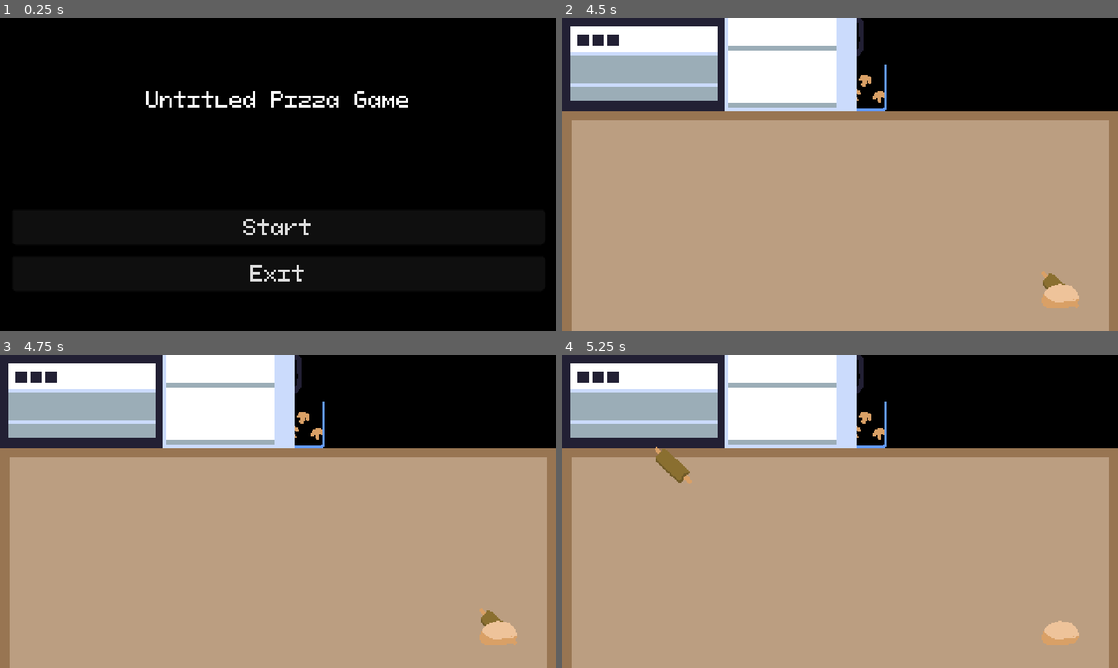
Above: before the commit, frames 1-4 (two rows, left to right).
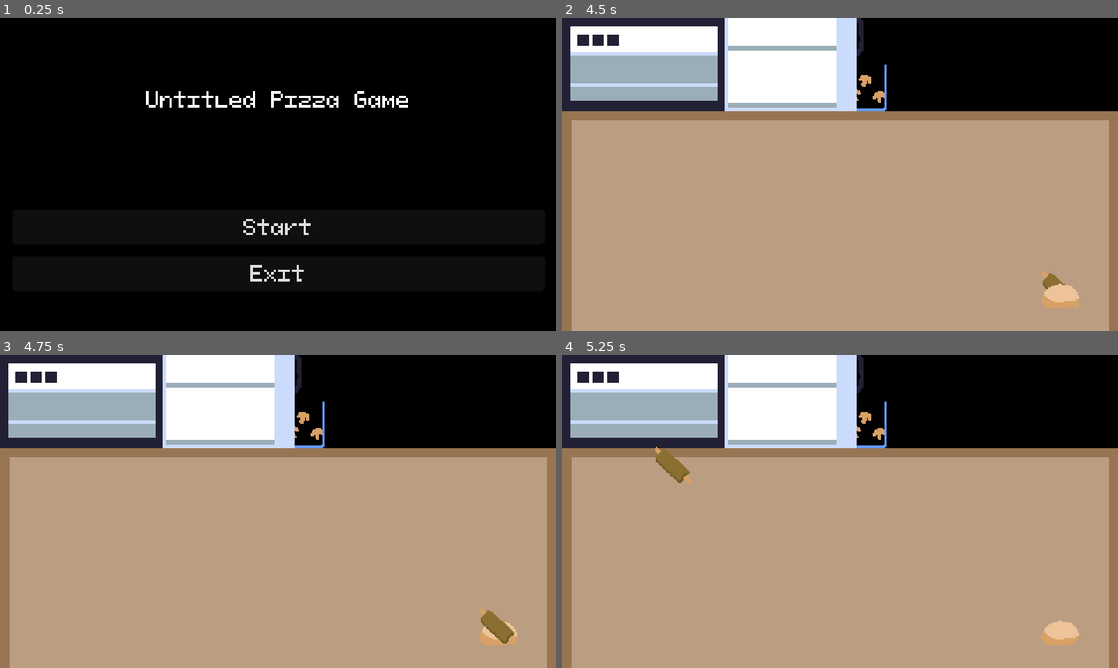
Above: after the commit, the same moments.

Repository: martindzejky/pizza-game
Game: Godot game, scene res://scenes/start.tscn
Same seed, same stepped clock (60 frames per second), same inputs: the game is played once before the commit and once after it.
Inputs (mouse positions are in pixels of both pictures, inside the frame that each line leads up to):
- Up to frame 1 (0.25 s): no input
- Up to frame 2 (4.5 s): click "Start" at 0.5 s; tap Enter at 1.25, 2.75, 4.25 s; move the mouse to (645, 64) at 1.27 s; click (645, 64) at 1.42 s; tap Space at 2, 3.5 s; move the mouse to (795, 64) at 2.02 s; click (795, 64) at 2.17 s; move the mouse to (778, 89) at 2.77 s; click (778, 89) at 2.92 s; move the mouse to (1062, 290) at 3.52 s; click (1062, 290) at 3.67 s; move the mouse to (1062, 290) at 4.27 s; click (1062, 290) at 4.42 s
- Up to frame 3 (4.75 s): no input
- Up to frame 4 (5.25 s): tap Space at 5 s; move the mouse to (673, 464) at 5.02 s; click (673, 464) at 5.17 s

Frames 1-2 are identical in both runs. In frame 3, 0.2% of the frame differs, in the area x 87-93%, y 84-93%; in frame 4, nothing differs.

Commit message:
increase z-index of carried items, move to end of children when dropped

Diff:
--- a/autoload/hand.gd
+++ b/autoload/hand.gd
@@ -1,6 +1,8 @@
 extends Node
 
 # stores global state about what is currently being carried in hand
+
+const Z_INDEX = 100
 
 var carrying: Pickable
 
@@ -16,6 +18,9 @@
     if node.has_signal("picked"):
         node.emit_signal("picked")
 
+    if "z_index" in node:
+        node.z_index += Z_INDEX
+
     Input.set_mouse_mode(Input.MOUSE_MODE_HIDDEN)
 
 func drop():
@@ -27,6 +32,14 @@
     if carrying.has_signal("dropped"):
         carrying.emit_signal("dropped")
 
+    if "z_index" in carrying:
+        carrying.z_index -= Z_INDEX
+
+    # move the node to the end of the list of children so it is rendered on top
+    var parent = carrying.get_parent()
+    if parent:
+        parent.move_child(carrying, -1)
+
     carrying = null
 
     Input.set_mouse_mode(Input.MOUSE_MODE_VISIBLE)
